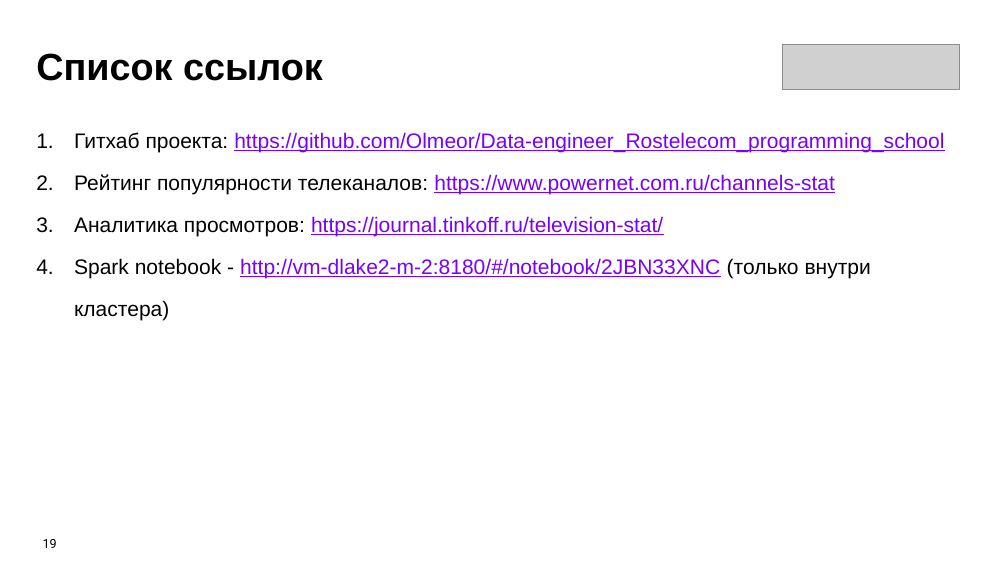
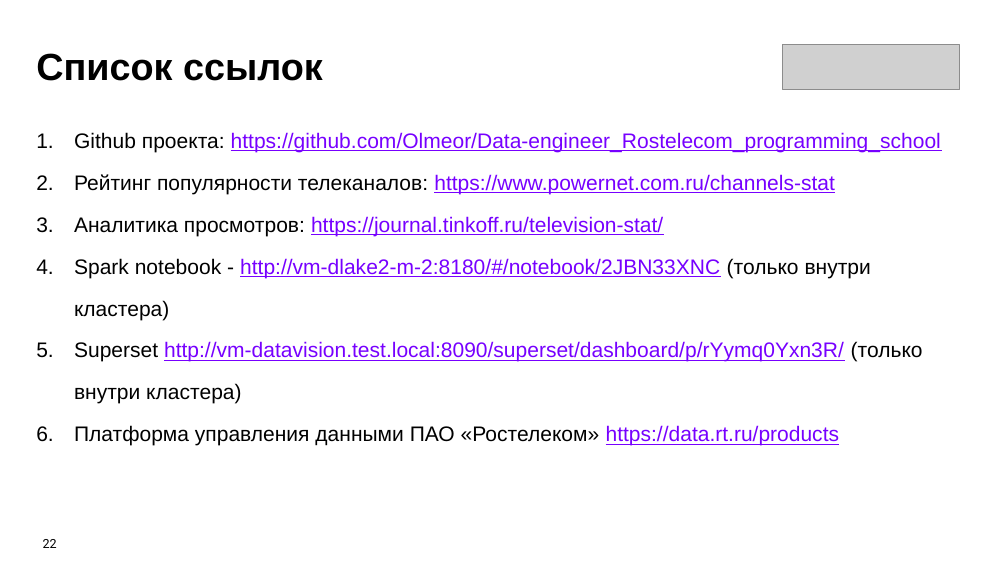
Before and after one commit to Olmeor/Data-engineer_Rostelecom_programming_school, a slide deck: slide 22 of Сertification/presentation.pptx (slide 19 before the commit). Drawn at 1008x567 pixels with LibreOffice and Linux fonts; fonts in the diff are those of the drawing; grey boxes stand for pictures. Boxes give left, top, right and bottom in pixels: in the first picture for what was removed or moved away, otherwise in the second. Text is boxed around its words. In the diff, an @@ line names an element or a change of style, - is before the commit and + after.

```diff
--- a/Сertification/presentation.pptx
+++ b/Сertification/presentation.pptx
@@ text at <box>74,132,941,152</box>: text changed @@
-1. Гитхаб проекта: https://github.com/Olmeor/Data-engineer_Rostelecom_programming_school
+1. Github проекта: https://github.com/Olmeor/Data-engineer_Rostelecom_programming_school
@@ text at <box>74,341,923,446</box>: paragraphs added @@
+5. Superset http://vm-datavision.test.local:8090/superset/dashboard/p/rYymq0Yxn3R/ (только внутри кластера)
+6. Платформа управления данными ПАО «Ростелеком» https://data.rt.ru/products
@@ page number at <box>43,539,57,548</box>: text changed @@
-19
+22
```
Also in this commit, not shown: 3 other slides changed, 4 slides added, 1 slide removed, 4 other files.
